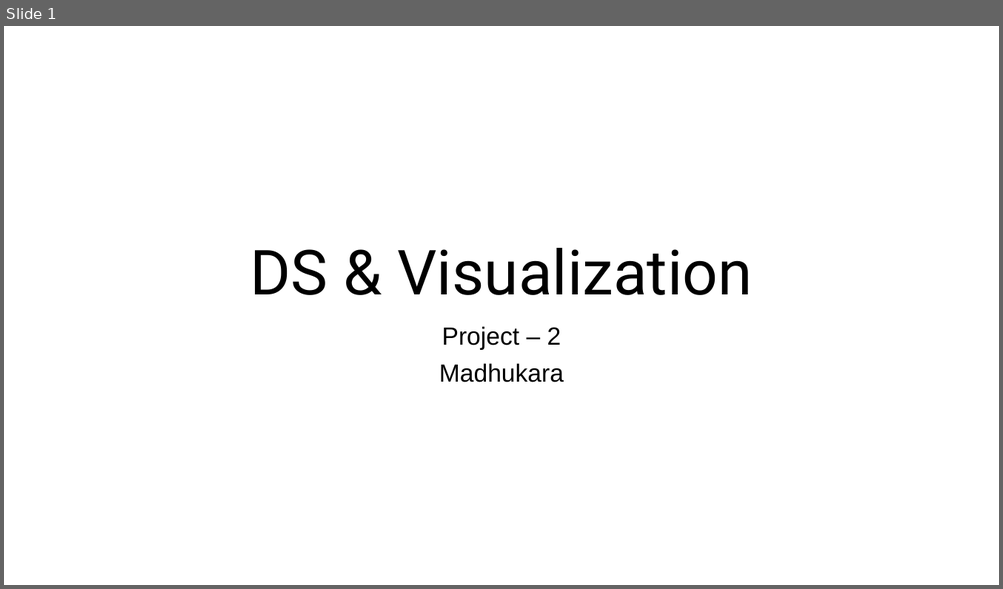
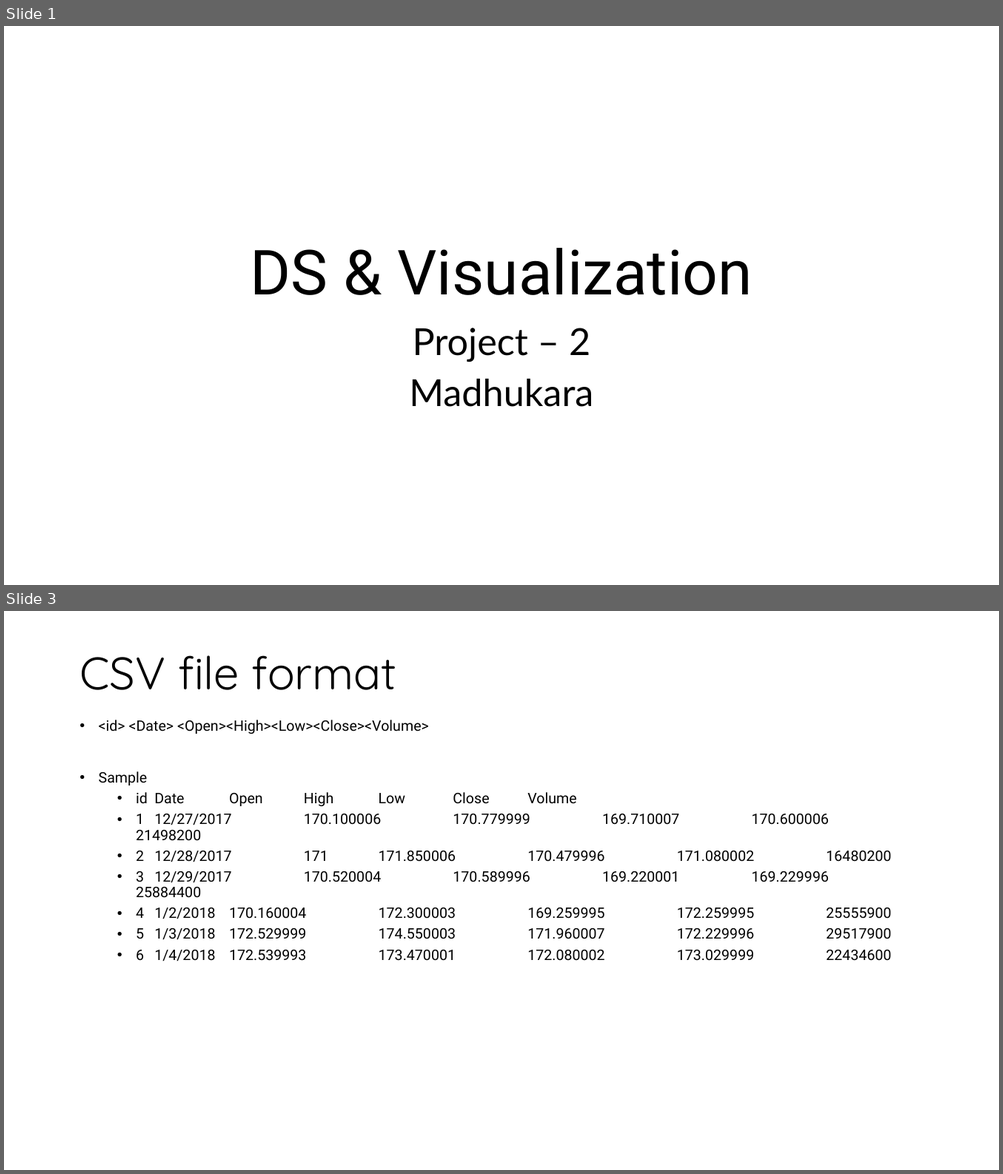
Before and after one commit to MadhukaraBS/BootCamp, a slide deck: Project_2/Proposal/Project_2.pptx. Shown one above the other, each under a label of ours: slide 1 before the commit, slides 1 and 3 after it; the slides between them are not shown. The pictures are 1003x589 and 1003x1174 pixels, drawn with LibreOffice and Linux fonts; fonts in the diff are those of the drawing. Boxes give left, top, right and bottom in pixels: in the first picture for what was removed or moved away, otherwise in the second. Text is boxed around its words. In the diff, an @@ line names an element or a change of style, - is before the commit and + after.

```diff
--- a/Project_2/Proposal/Project_2.pptx
+++ b/Project_2/Proposal/Project_2.pptx
@@ slide 3 added at [4, 611, 999, 1170], background #FFFFFF @@
@@ title added at [79, 655, 397, 690], 44 pt, text #000000 @@
+CSV file format
@@ text added at [99, 720, 891, 962], 14 pt, text #000000 @@
+• <id> <Date> <Open><High><Low><Close><Volume>
+• Sample
+  • id Date Open High Low Close Volume
+  • 1 12/27/2017 170.100006 170.779999 169.710007 170.600006 21498200
+  • 2 12/28/2017 171 171.850006 170.479996 171.080002 16480200
+  • 3 12/29/2017 170.520004 170.589996 169.220001 169.229996 25884400
+  • 4 1/2/2018 170.160004 172.300003 169.259995 172.259995 25555900
+  • 5 1/3/2018 172.529999 174.550003 171.960007 172.229996 29517900
+  • 6 1/4/2018 172.539993 173.470001 172.080002 173.029999 22434600
@@ slide 1 changed as well @@
@@ subtitle "Project – 2" at [409, 328, 593, 407]: size 24 to 36 pt, font Arial to Lato @@
```
Also in this commit, not shown: 2 other slides changed, 3 other slides added, 2 slides removed, 1 other file.
